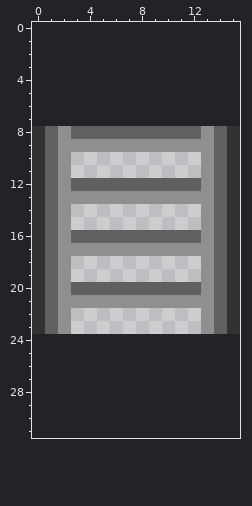
Two versions of one pixel-art sprite, Assets/Level/MapElements/Ladder.png. This is how it looked before the edit.
The file is 16x16 pixels. The old version is drawn lined up with the new one, on the new canvas.
Once edited:
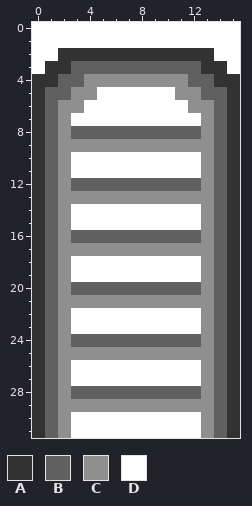
Palette (. is transparent): A #323232  B #606060  C #8f8f8f  D #ffffff
Difference:
{"change": "canvas 16x16 -> 16x32, the old top-left corner now at 0,8"}
{"y":0,"x":0,"old":"................","new":"DDDDDDDDDDDDDDDD"}
{"y":1,"x":0,"old":"................","new":"DDDDDDDDDDDDDDDD"}
{"y":2,"x":0,"old":"................","new":"DDAAAAAAAAAAAADD"}
{"y":3,"x":0,"old":"................","new":"DAABBBBBBBBBBAAD"}
{"y":4,"x":0,"old":"................","new":"AABBCCCCCCCCBBAA"}
{"y":5,"x":0,"old":"................","new":"ABBCCDDDDDDCCBBA"}
{"y":6,"x":0,"old":"................","new":"ABCCDDDDDDDDCCBA"}
{"y":7,"x":0,"old":"................","new":"ABCDDDDDDDDDDCBA"}
{"y":10,"x":3,"old":"..........","new":"DDDDDDDDDD"}
{"y":11,"x":3,"old":"..........","new":"DDDDDDDDDD"}
{"y":14,"x":3,"old":"..........","new":"DDDDDDDDDD"}
{"y":15,"x":3,"old":"..........","new":"DDDDDDDDDD"}
{"y":18,"x":3,"old":"..........","new":"DDDDDDDDDD"}
{"y":19,"x":3,"old":"..........","new":"DDDDDDDDDD"}
{"y":22,"x":3,"old":"..........","new":"DDDDDDDDDD"}
{"y":23,"x":3,"old":"..........","new":"DDDDDDDDDD"}
{"y":24,"x":0,"old":"................","new":"ABCBBBBBBBBBBCBA"}
{"y":25,"x":0,"old":"................","new":"ABCCCCCCCCCCCCBA"}
{"y":26,"x":0,"old":"................","new":"ABCDDDDDDDDDDCBA"}
{"y":27,"x":0,"old":"................","new":"ABCDDDDDDDDDDCBA"}
{"y":28,"x":0,"old":"................","new":"ABCBBBBBBBBBBCBA"}
{"y":29,"x":0,"old":"................","new":"ABCCCCCCCCCCCCBA"}
{"y":30,"x":0,"old":"................","new":"ABCDDDDDDDDDDCBA"}
{"y":31,"x":0,"old":"................","new":"ABCDDDDDDDDDDCBA"}
